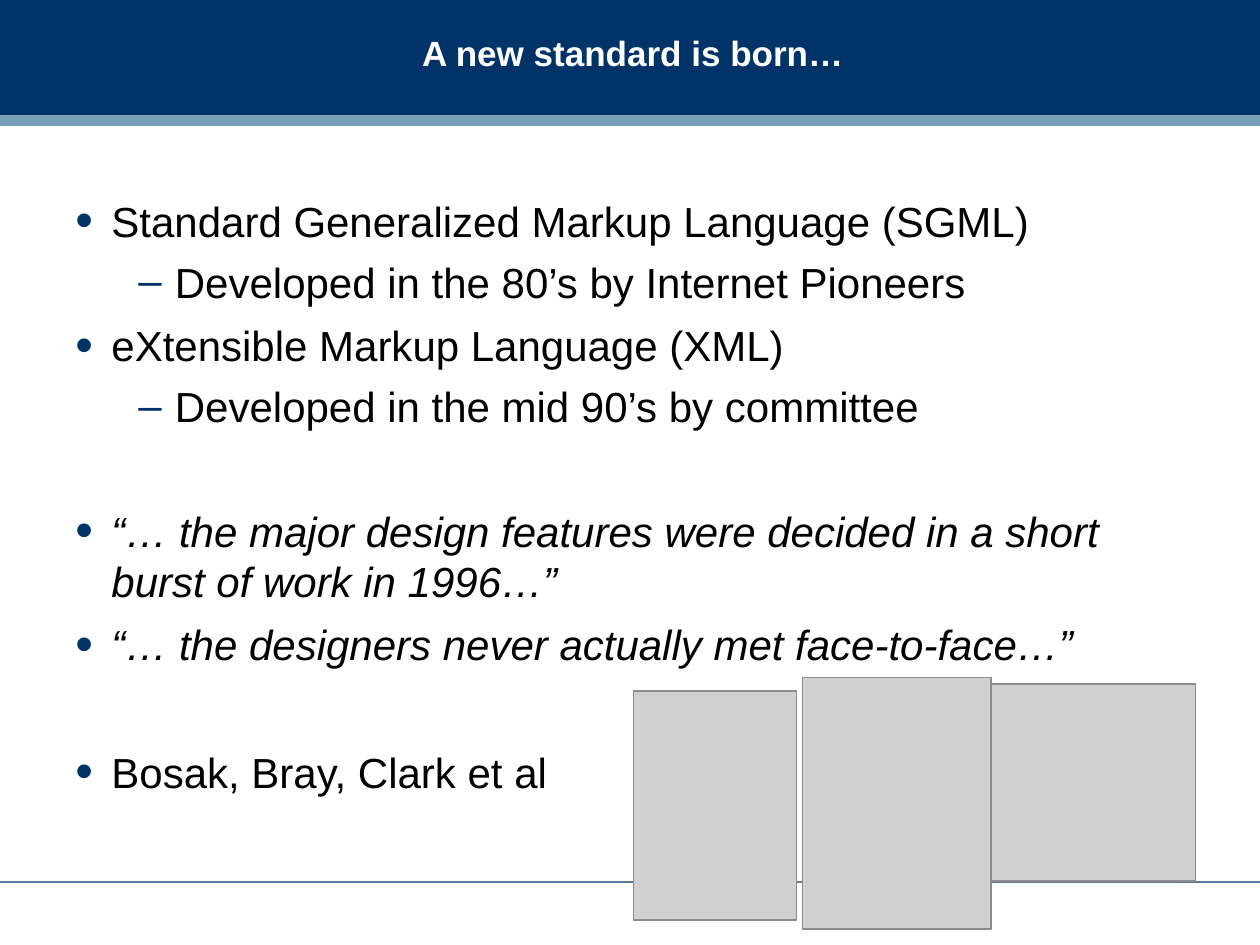
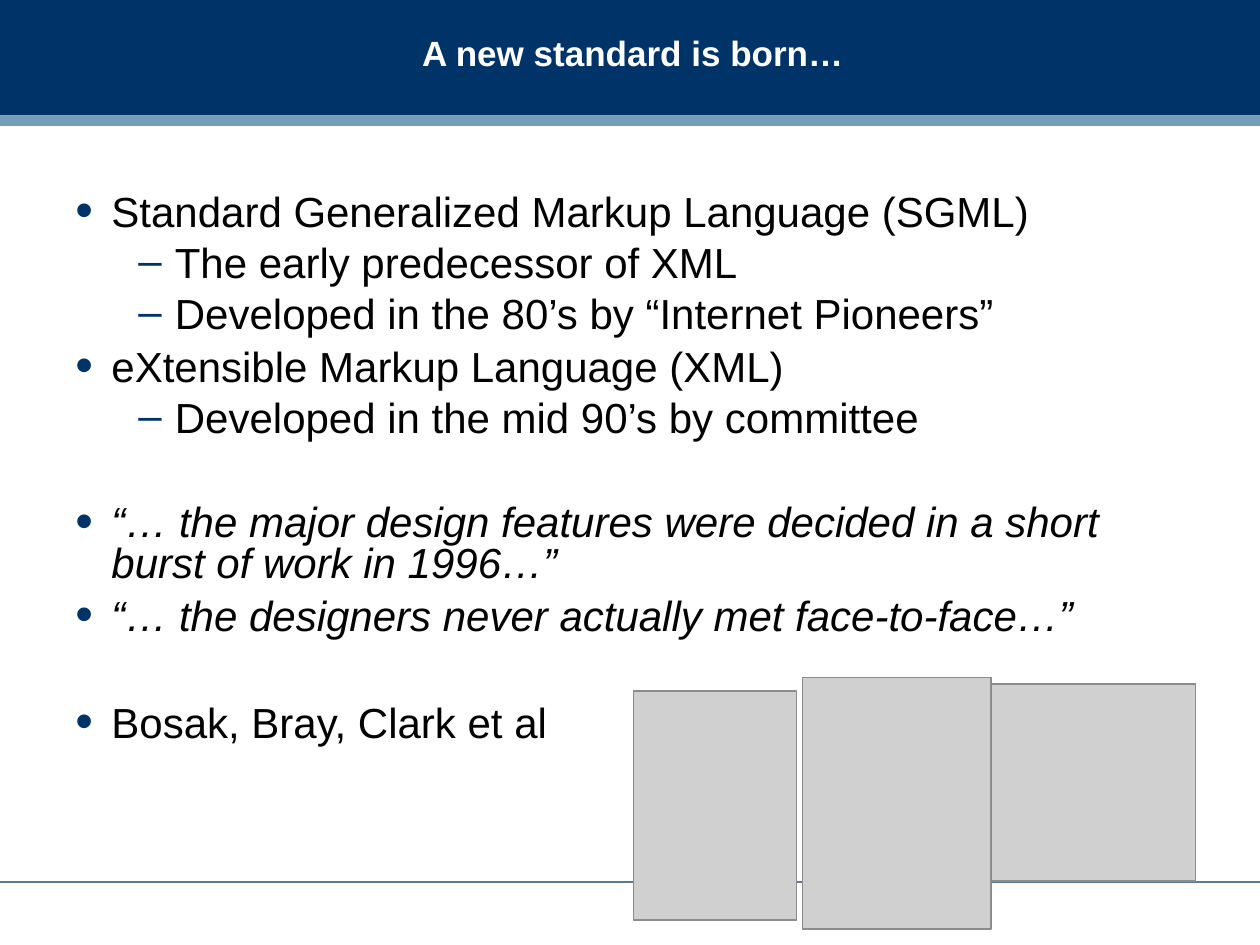
Before and after one commit to dreamind/ix, a slide deck: slide 4 of lectures/representing-data/xml.ppt. Drawn at 1260x945 pixels with LibreOffice and Linux fonts; fonts in the diff are those of the drawing; grey boxes stand for pictures; background and template pictures are left out. Boxes give left, top, right and bottom in pixels: in the first picture for what was removed or moved away, otherwise in the second. Text is boxed around its words. In the diff, an @@ line names an element or a change of style, - is before the commit and + after.

```diff
--- a/lectures/representing-data/xml.ppt
+++ b/lectures/representing-data/xml.ppt
@@ text at [111,196,1098,746]: line spacing 1 to 0.8 @@
@@ text at [175,247,994,337]: text changed @@
-  – Developed in the 80’s by Internet Pioneers
+  – The early predecessor of XML
+  – Developed in the 80’s by “Internet Pioneers”
```
Also in this commit, not shown: 7 other slides changed, 1 slide added, 2 other files.
